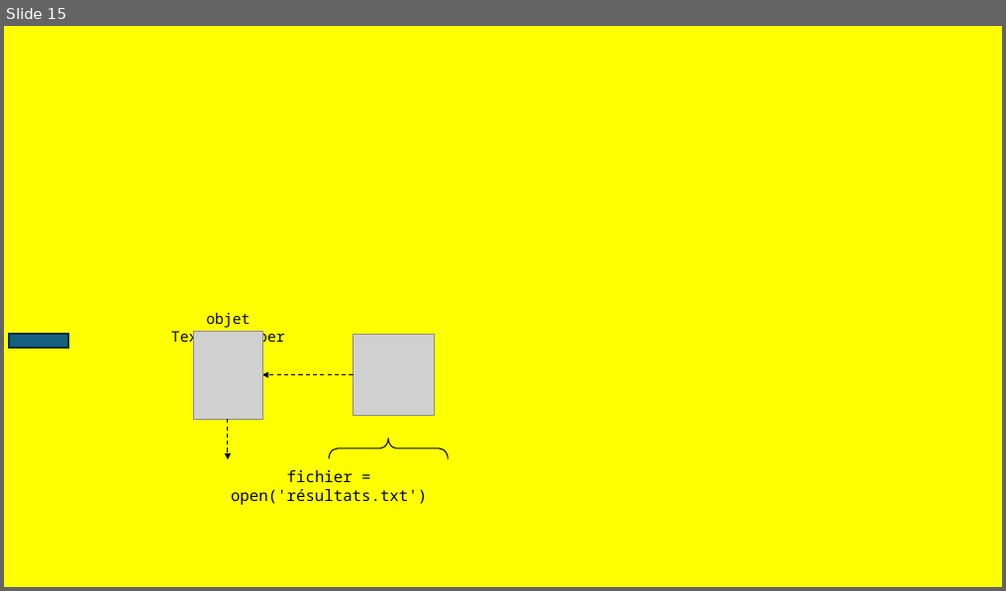
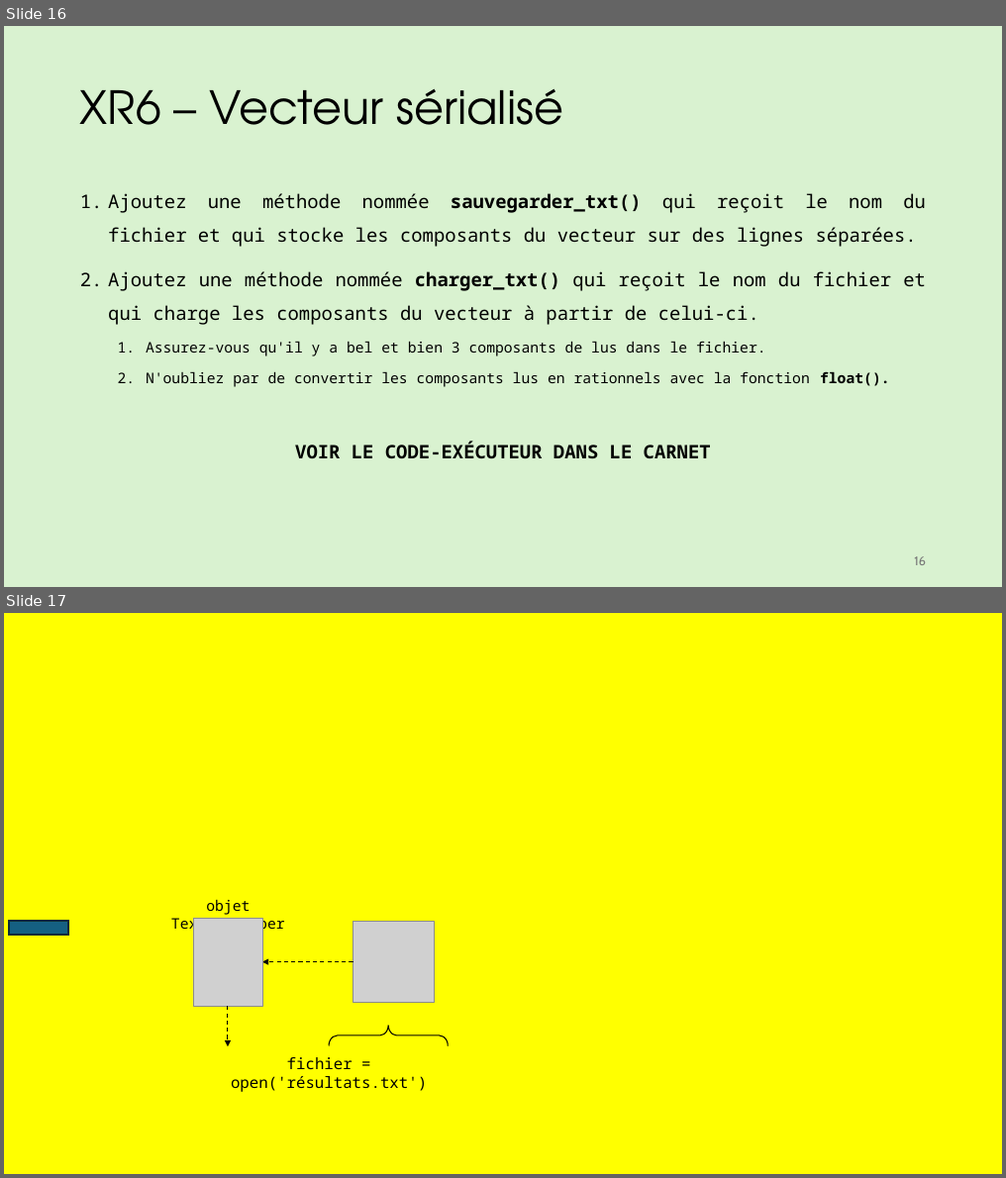
Before and after one commit to iannickgagnon/sagedays_iannick_2026, a slide deck: python_2/presentation_python_2.pptx. Shown one above the other, each under a label of ours: slide 15 before the commit, slides 16 and 17 after it. The pictures are 1006x591 and 1006x1178 pixels, drawn with LibreOffice and Linux fonts; fonts in the diff are those of the drawing; grey boxes stand for pictures. Boxes give left, top, right and bottom in pixels: in the first picture for what was removed or moved away, otherwise in the second. Text is boxed around its words. In the diff, an @@ line names an element or a change of style, - is before the commit and + after.

```diff
--- a/python_2/presentation_python_2.pptx
+++ b/python_2/presentation_python_2.pptx
@@ slide 16 added at (x1=4, y1=26, x2=1002, y2=587), background #D9F2D0 @@
@@ title added at (x1=80, y1=89, x2=563, y2=125), 44 pt, text #000000 @@
+XR6 – Vecteur sérialisé
@@ text added at (x1=108, y1=193, x2=926, y2=460), 18 pt, text #000000 @@
+1. Ajoutez une méthode nommée sauvegarder_txt() qui reçoit le nom du fichier et qui stocke les composants du vecteur sur des lignes séparées.
+2. Ajoutez une méthode nommée charger_txt() qui reçoit le nom du fichier et qui charge les composants du vecteur à partir de celui-ci.
+  1. Assurez-vous qu'il y a bel et bien 3 composants de lus dans le fichier.
+  2. N'oubliez par de convertir les composants lus en rationnels avec la fonction float().
+VOIR LE CODE-EXÉCUTEUR DANS LE CARNET
@@ page number added at (x1=914, y1=557, x2=926, y2=566), 12 pt, text #797979 @@
+16
@@ what was slide 15 is now slide 17 @@
```
Also in this commit, not shown: 2 slides changed, 2 other slides added.
